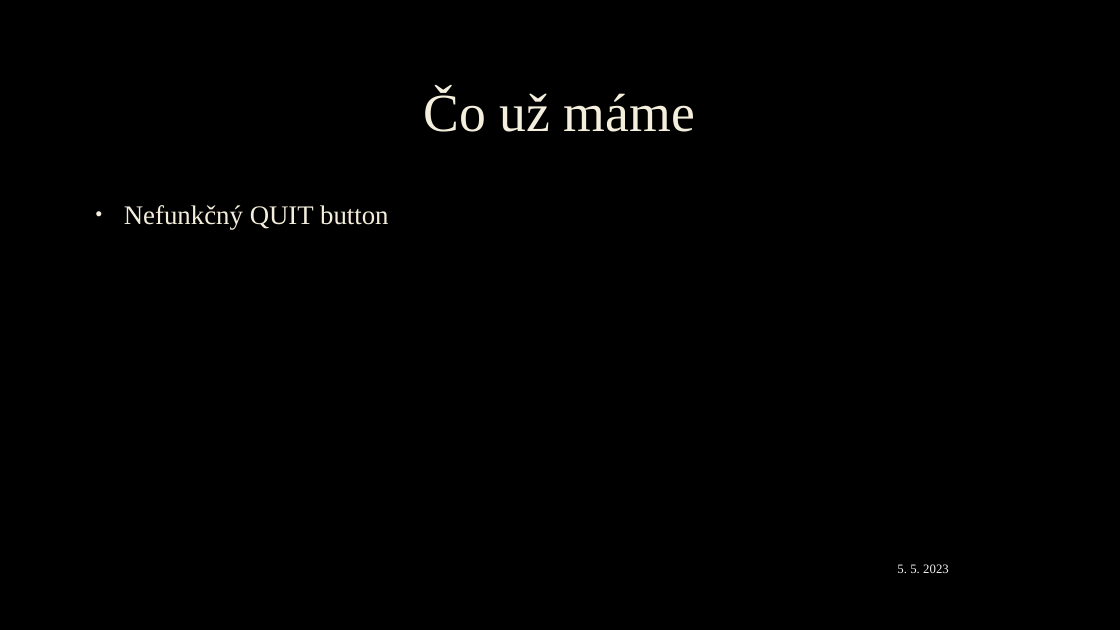
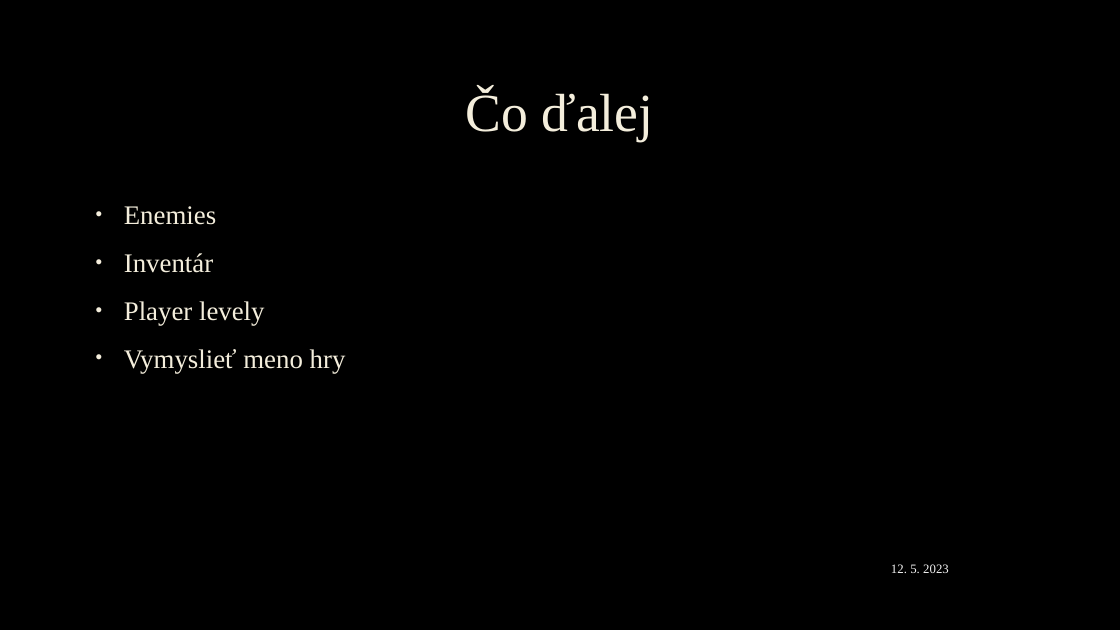
Before and after one commit to SimonBasarik/Projekt, a slide deck: slide 3 of GAME.pptx (slide 4 before the commit). Drawn at 1120x630 pixels with LibreOffice and Linux fonts; fonts in the diff are those of the drawing; background and template pictures are left out. Boxes give left, top, right and bottom in pixels: in the first picture for what was removed or moved away, otherwise in the second. Text is boxed around its words. In the diff, an @@ line names an element or a change of style, - is before the commit and + after.

Commit message:
animacia playera, obrazok sa zatial nehýbe#9

```diff
--- a/GAME.pptx
+++ b/GAME.pptx
@@ title at (x1=465, y1=88, x2=653, y2=141): text changed @@
-Čo už máme
+Čo ďalej
@@ text at (x1=124, y1=206, x2=346, y2=373): text changed @@
-• Nefunkčný QUIT button
+• Enemies
+• Inventár
+• Player levely
+• Vymyslieť meno hry
@@ text at (x1=891, y1=564, x2=949, y2=573): text changed @@
-5. 5. 2023
+12. 5. 2023
```
Also in this commit, not shown: 1 other slide changed, 2 slides removed, 1 other file.
